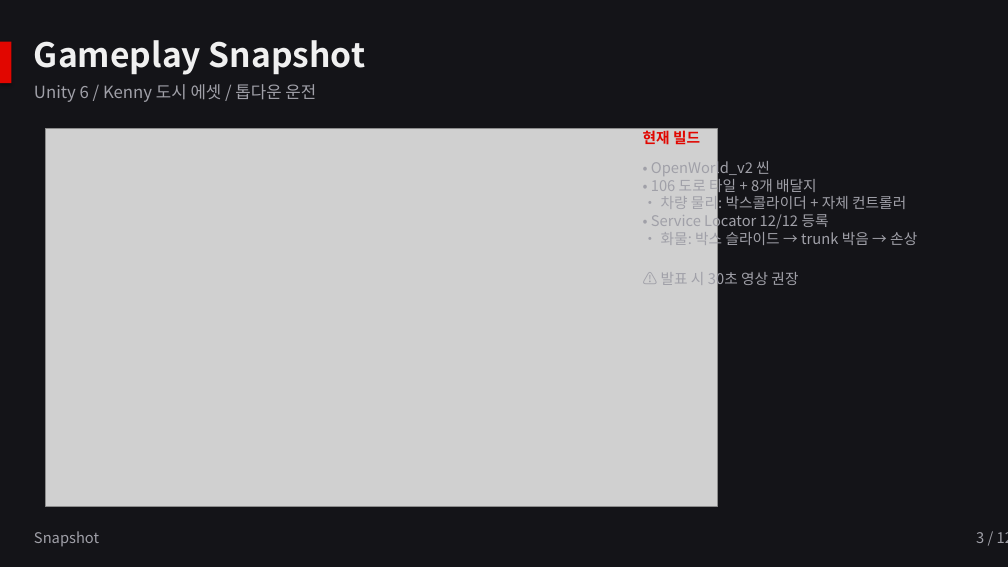
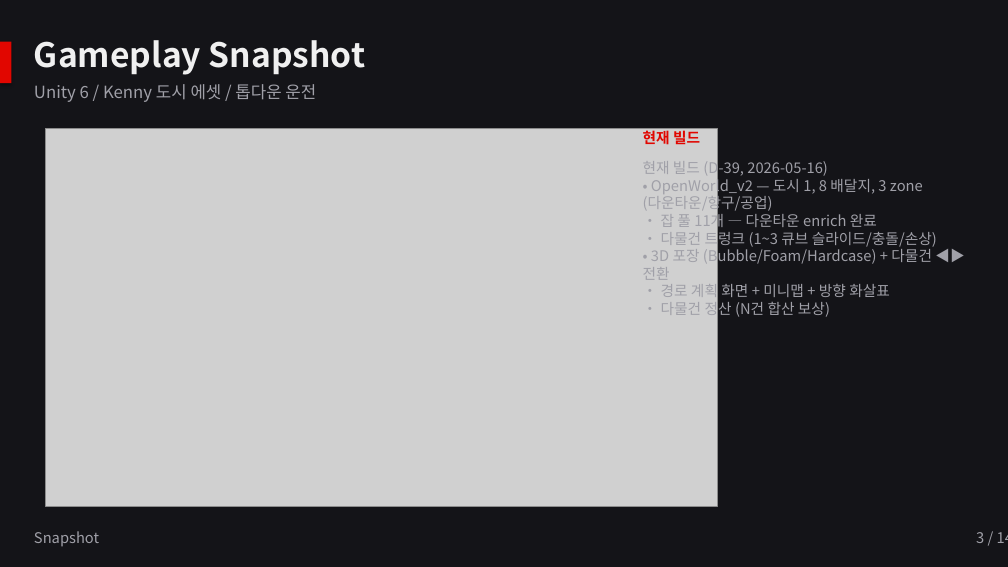
Before and after one commit to stardohyun12/F1Game, a slide deck: slide 3 of PitCrew_기획서.pptx. Drawn at 1008x567 pixels with LibreOffice and Linux fonts; fonts in the diff are those of the drawing; grey boxes stand for pictures. Boxes give left, top, right and bottom in pixels: in the first picture for what was removed or moved away, otherwise in the second. Text is boxed around its words. In the diff, an @@ line names an element or a change of style, - is before the commit and + after.

Commit message:
docs(pptx): 기획서 현행화 — D-39 상태 + 신규 슬라이드 2개
업데이트 (텍스트):
- 슬라이드 3 (Snapshot): 현재 빌드 항목 D-39 기준으로 갱신
  (3 zone / 잡 11 / 다물건 트렁크 / 3D 포장 / 경로계획 + 미니맵 + 화살표 /
   다물건 정산 / Service Locator 14/14)
- 슬라이드 4 (Core Loop): '출발 세팅' -> '트렁크 배치',
  '업그레이드 / F1 복원' -> '차고 / F1 부품 복원'
- 슬라이드 10 (Scope): 'MVP 4주' -> 'Vertical Slice 데모 6주 (D-Day 2026-06-24)',
  콘텐츠 양 (잡 11 / 3 zone / F1 부품 6 골격 데모 2 복원)
- 슬라이드 12 (Status): 채널별 데모 가능 상태 부기

신규:
- 슬라이드 13: 결정 채널 9 × 구현 현황 표 (4 column)
- 슬라이드 14: 잔여 일정 W3~W6 표 (3 column)

페이지 번호 12 -> 14. 백업 .bak 파일 동봉.

```diff
--- a/PitCrew_기획서.pptx
+++ b/PitCrew_기획서.pptx
@@ text at (x1=643, y1=158, x2=937, y2=319): text changed @@
-• OpenWorld_v2 씬
-• 106 도로 타일 + 8개 배달지
-• 차량 물리: 박스콜라이더 + 자체 컨트롤러
-• Service Locator 12/12 등록
-• 화물: 박스 슬라이드 → trunk 박음 → 손상
-⚠ 발표 시 30초 영상 권장
+현재 빌드 (D-39, 2026-05-16)
+• OpenWorld_v2 — 도시 1, 8 배달지, 3 zone (다운타운/항구/공업)
+• 잡 풀 11개 — 다운타운 enrich 완료
+• 다물건 트렁크 (1~3 큐브 슬라이드/충돌/손상)
+• 3D 포장 (Bubble/Foam/Hardcase) + 다물건 ◀▶ 전환
+• 경로 계획 화면 + 미니맵 + 방향 화살표
+• 다물건 정산 (N건 합산 보상)
@@ text at (x1=976, y1=532, x2=1008, y2=543): text changed @@
-3 / 12
+3 / 14
```
Also in this commit, not shown: 10 other slides changed, 2 slides added.
